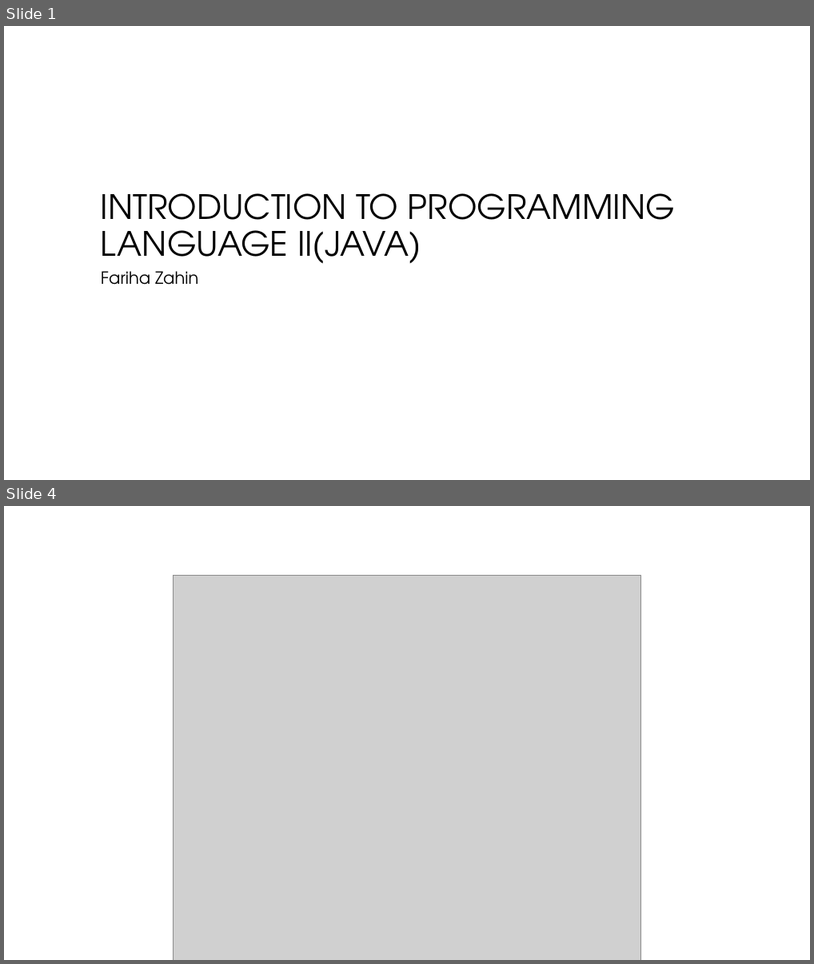
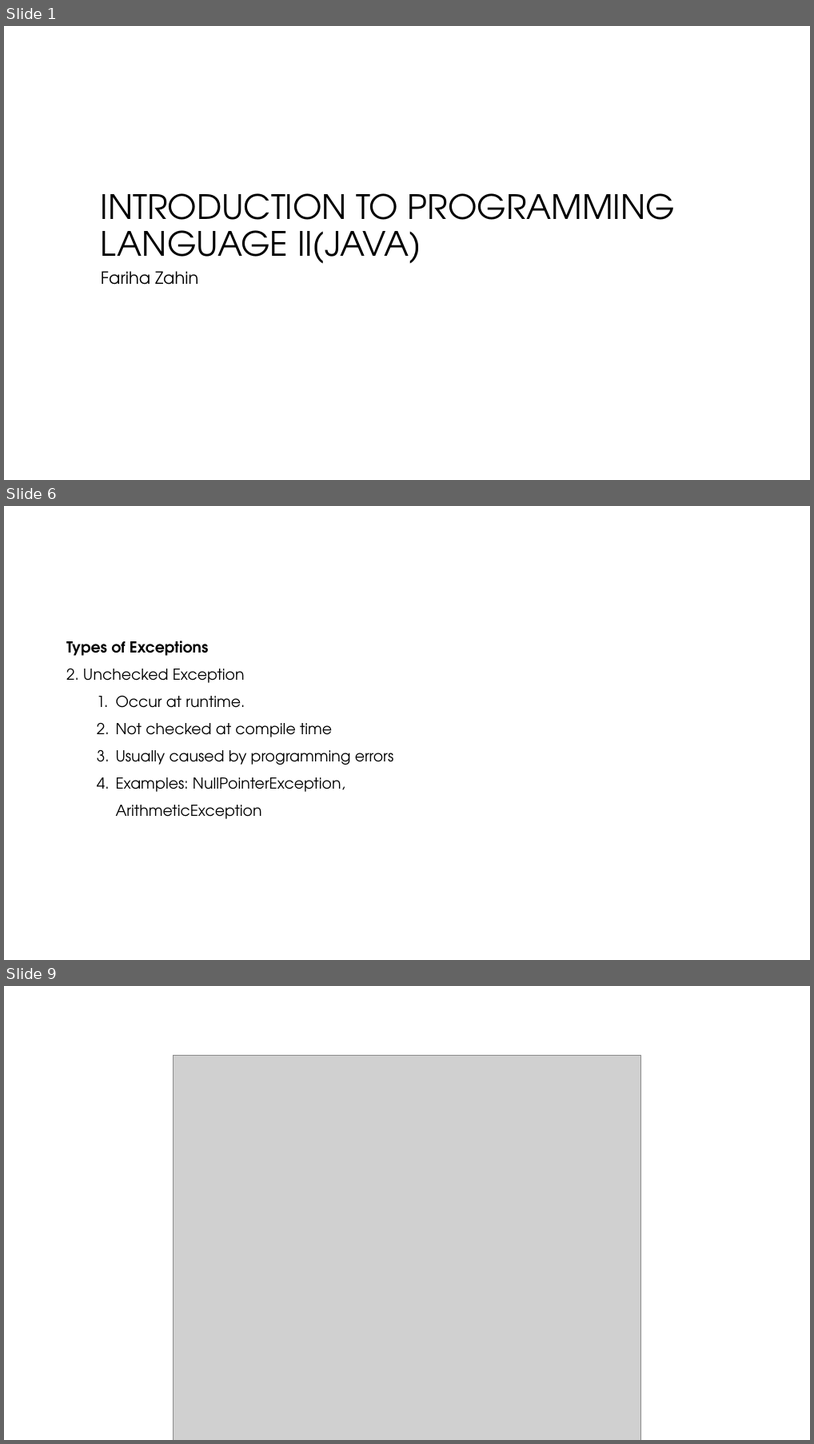
Before and after one commit to ashrafulparan2/Resources, a slide deck: CSE281/Lecture 11.pptx. Shown one above the other, each under a label of ours: slides 1 and 4 before the commit, slides 1, 6 and 9 after it; the slides between them are not shown. The pictures are 814x964 and 814x1444 pixels, drawn with LibreOffice and Linux fonts; fonts in the diff are those of the drawing; grey boxes stand for pictures; background and template pictures are left out. Boxes give left, top, right and bottom in pixels: in the first picture for what was removed or moved away, otherwise in the second. Text is boxed around its words. In the diff, an @@ line names an element or a change of style, - is before the commit and + after.

```diff
--- a/CSE281/Lecture 11.pptx
+++ b/CSE281/Lecture 11.pptx
@@ slide 6 added at <box>4,506,810,960</box>, background #FFFFFF @@
@@ text added at <box>66,640,394,819</box>, 18 pt, text #000000 @@
+Types of Exceptions
+2. Unchecked Exception
+  1. Occur at runtime.
+  2. Not checked at compile time
+  3. Usually caused by programming errors
+  4. Examples: NullPointerException, ArithmeticException
@@ what was slide 4 is now slide 9 @@
```
Also in this commit, not shown: 2 slides changed, 5 other slides added, 1 slide removed, 1 other file.
